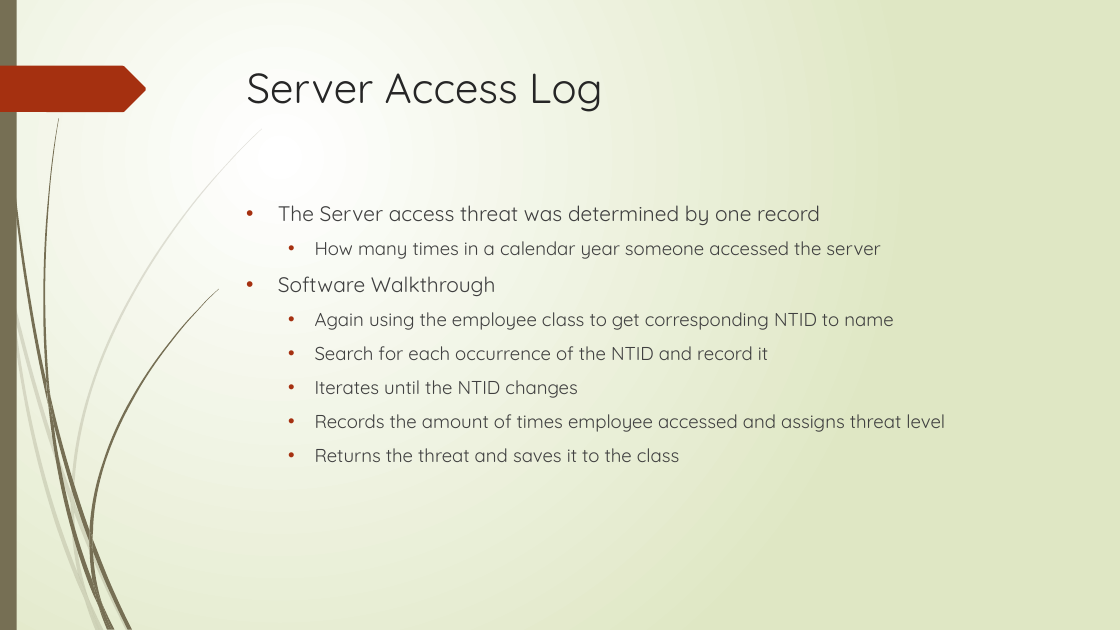
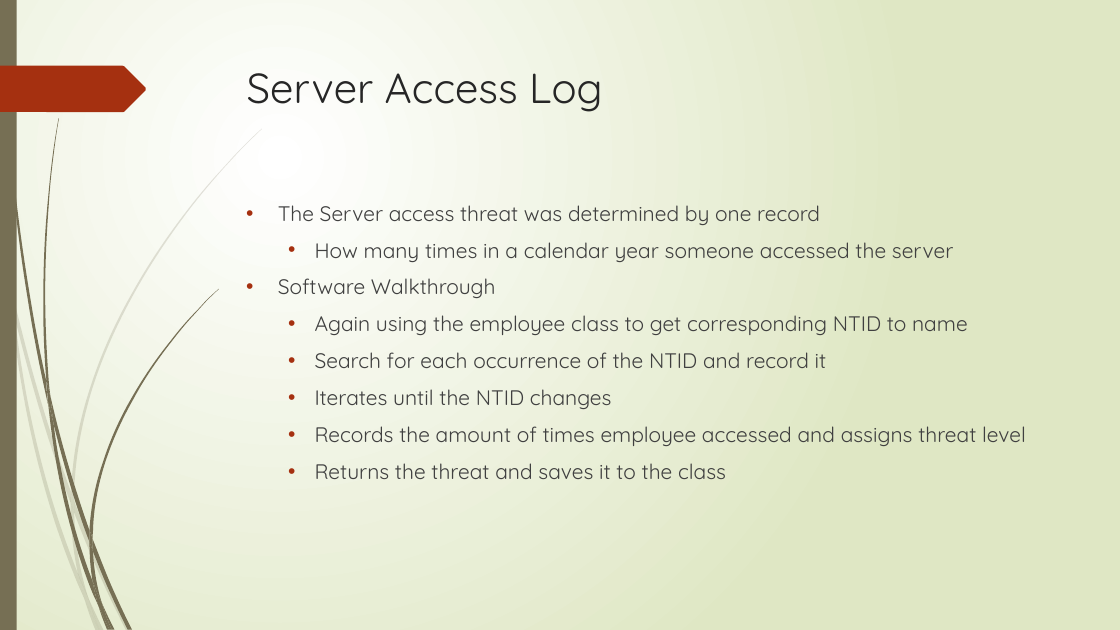
Before and after one commit to jschweizer36/Flyguys, a slide deck: slide 9 of Data Analytics Challenge Final PowerPoint.pptx. Drawn at 1120x630 pixels with LibreOffice and Linux fonts; fonts in the diff are those of the drawing. Boxes give left, top, right and bottom in pixels: in the first picture for what was removed or moved away, otherwise in the second. Text is boxed around its words. In the diff, an @@ line names an element or a change of style, - is before the commit and + after.

Commit message:
Edited font sizes

```diff
--- a/Data Analytics Challenge Final PowerPoint.pptx
+++ b/Data Analytics Challenge Final PowerPoint.pptx
@@ text at (315,242,1026,479): size 16 to 18 pt in "How many times in a calendar year ...", "Again using the employee class to get ...", "Search for each occurrence of the NTID ...", "Iterates until the NTID changes" and 2 more places @@
```
Also in this commit, not shown: 9 other slides changed.
